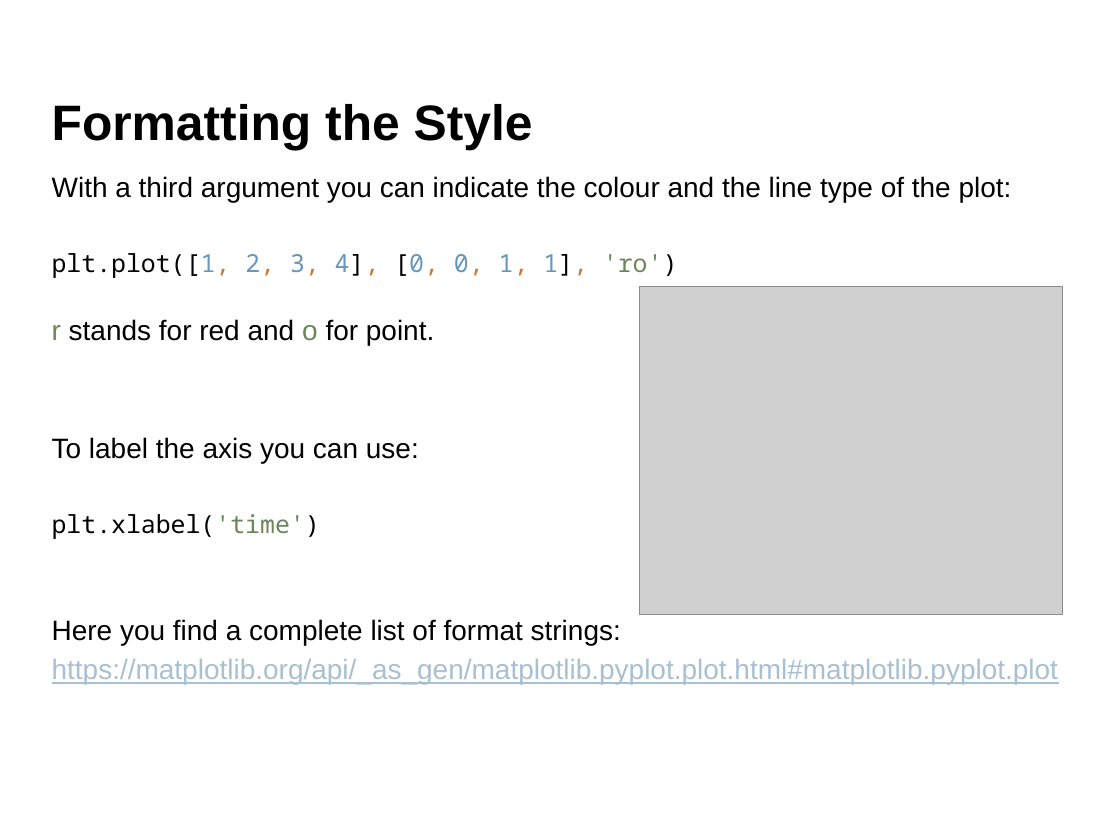
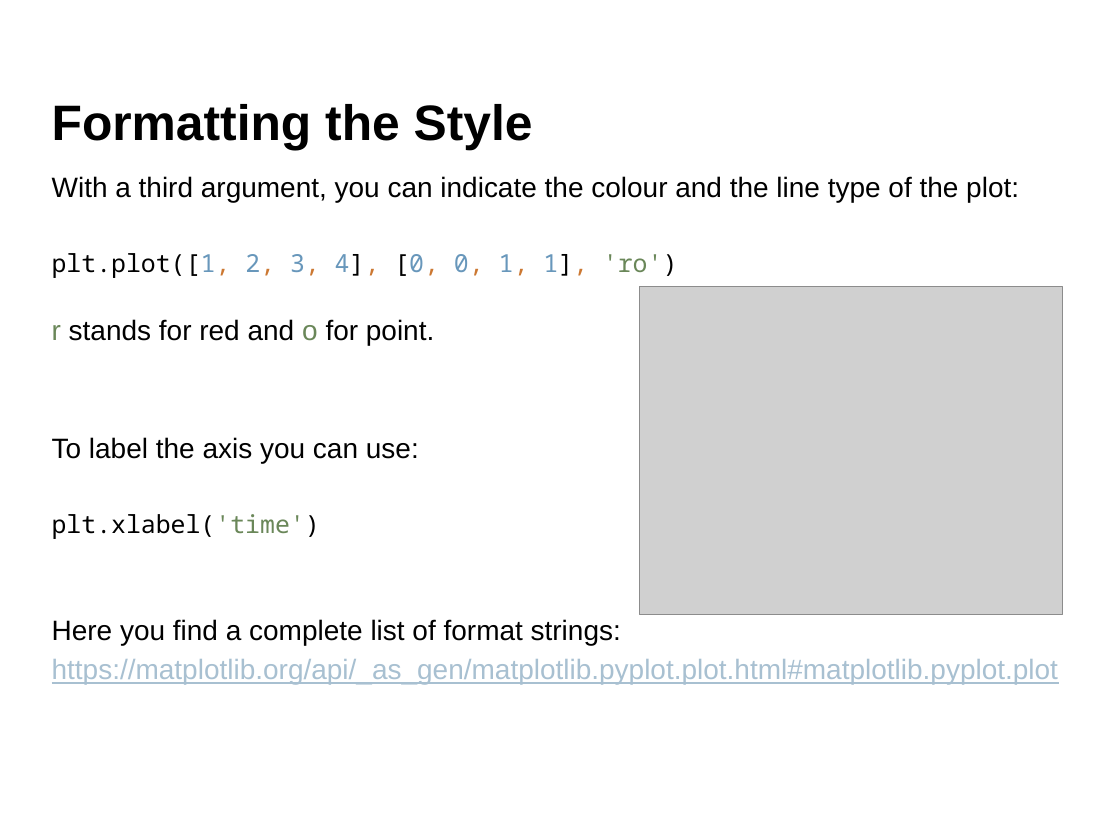
Before and after one commit to aldolipani/CEGE0096, a slide deck: slide 26 of 05 - Week/5 - Geometry with Python.pptx. Drawn at 1120x840 pixels with LibreOffice and Linux fonts; fonts in the diff are those of the drawing; grey boxes stand for pictures; background and template pictures are left out. Boxes give left, top, right and bottom in pixels: in the first picture for what was removed or moved away, otherwise in the second. Text is boxed around its words. In the diff, an @@ line names an element or a change of style, - is before the commit and + after.

```diff
--- a/05 - Week/5 - Geometry with Python.pptx
+++ b/05 - Week/5 - Geometry with Python.pptx
@@ text at (52, 176, 1019, 202): text changed @@
-With a third argument you can indicate the colour and the line type of the plot:
+With a third argument, you can indicate the colour and the line type of the plot:
```
Also in this commit, not shown: 13 other slides changed, 6 slides added.
